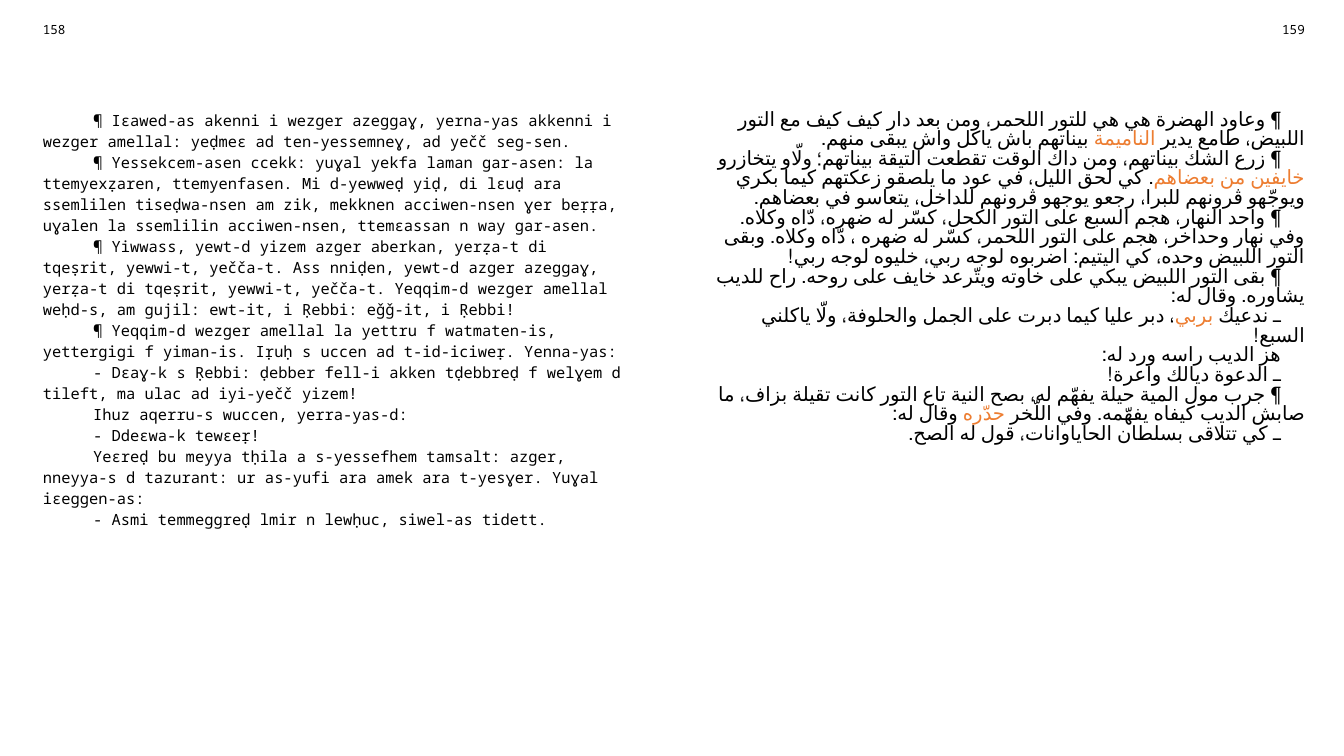
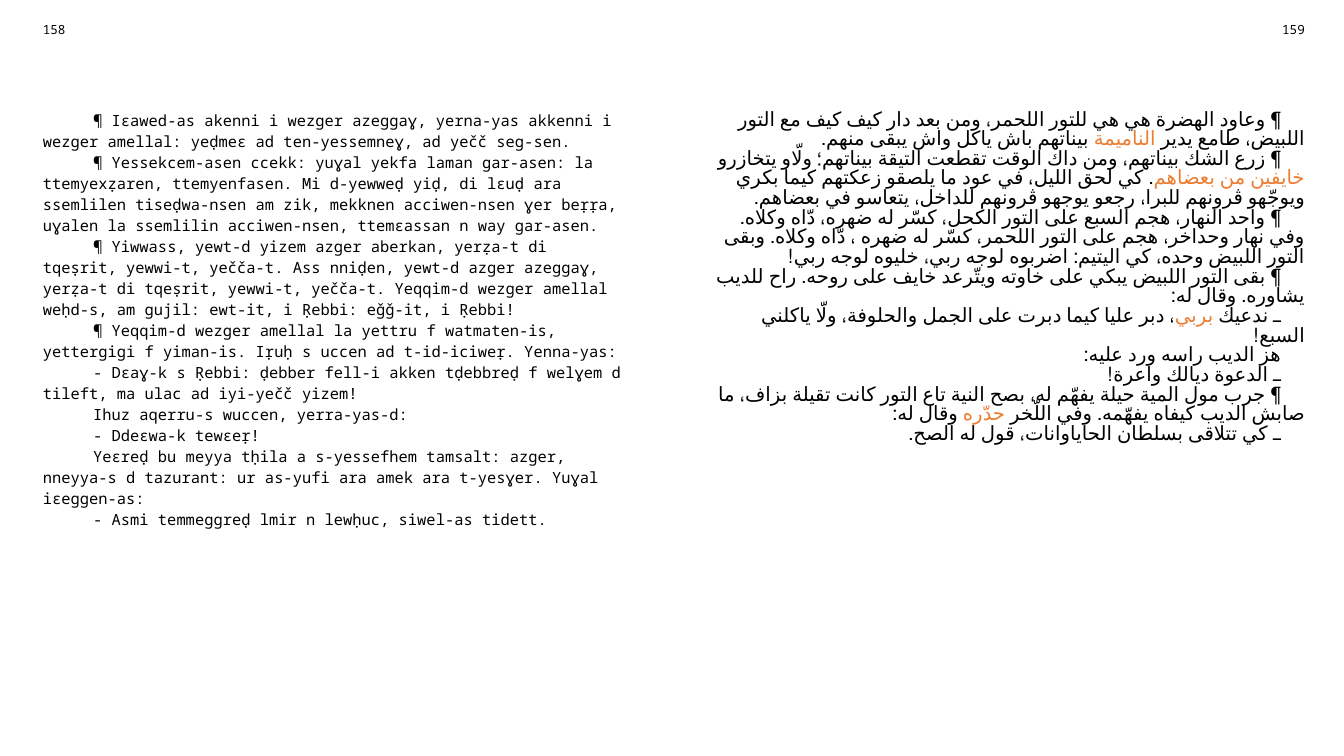
Before and after one commit to sferhah/tamacahut_n_wuccen, a slide deck: slide 76 of Uccen.ConsoleApp/uccen.arq.pptx. Drawn at 1344x756 pixels with LibreOffice and Linux fonts; fonts in the diff are those of the drawing. Boxes give left, top, right and bottom in pixels: in the first picture for what was removed or moved away, otherwise in the second. Text is boxed around its words. In the diff, an @@ line names an element or a change of style, - is before the commit and + after.

```diff
--- a/Uccen.ConsoleApp/uccen.arq.pptx
+++ b/Uccen.ConsoleApp/uccen.arq.pptx
@@ table at (32,16,1315,729) @@
-row 3, column 3: ¶ وعاود الهضرة هي هي للتور اللحمر، ومن بعد دار كيف كيف مع التور اللبيض، طامع يدير الناميمة بيناتهم باش ياكل واش يبقى منهم. / ¶ زرع الشك بيناتهم، ومن داك الوقت تقطعت التيقة بيناتهم؛ ولّاو يتخازرو خايفين من بعضاهم. كي لحق الليل، في عود ما يلصقو زعكتهم كيما بكري ويوجّهو ڨرونهم للبرا، رجعو يوجهو ڨرونهم للداخل، يتعاسو في بعضاهم. / ¶ واحد النهار، هجم السبع على التور الكحل، كسّر له ضهره، دّاه وكلاه. وفي نهار وحداخر، هجم على التور اللحمر، كسّر له ضهره ، دّاه وكلاه. وبقى التور اللبيض وحده، كي اليتيم: اضربوه لوجه ربي، خليوه لوجه ربي! / ¶ بقى التور اللبيض يبكي على خاوته ويتّرعد خايف على روحه. راح للديب يشاوره. وقال له: / ـ ندعيك بربي، دبر عليا كيما دبرت على الجمل والحلوفة، ولّا ياكلني السبع! / هز الديب راسه ورد له: / ـ الدعوة ديالك واعرة! / ¶ جرب مول المية حيلة يفهّم له، بصح النية تاع التور كانت تقيلة بزاف، ما صابش الديب كيفاه يفهّمه. وفي اللّخر حدّره وقال له: / ـ كي تتلاقى بسلطان الحاياوانات، قول له الصح.
+row 3, column 3: ¶ وعاود الهضرة هي هي للتور اللحمر، ومن بعد دار كيف كيف مع التور اللبيض، طامع يدير الناميمة بيناتهم باش ياكل واش يبقى منهم. / ¶ زرع الشك بيناتهم، ومن داك الوقت تقطعت التيقة بيناتهم؛ ولّاو يتخازرو خايفين من بعضاهم. كي لحق الليل، في عود ما يلصقو زعكتهم كيما بكري ويوجّهو ڨرونهم للبرا، رجعو يوجهو ڨرونهم للداخل، يتعاسو في بعضاهم. / ¶ واحد النهار، هجم السبع على التور الكحل، كسّر له ضهره، دّاه وكلاه. وفي نهار وحداخر، هجم على التور اللحمر، كسّر له ضهره ، دّاه وكلاه. وبقى التور اللبيض وحده، كي اليتيم: اضربوه لوجه ربي، خليوه لوجه ربي! / ¶ بقى التور اللبيض يبكي على خاوته ويتّرعد خايف على روحه. راح للديب يشاوره. وقال له: / ـ ندعيك بربي، دبر عليا كيما دبرت على الجمل والحلوفة، ولّا ياكلني السبع! / هز الديب راسه ورد عليه: / ـ الدعوة ديالك واعرة! / ¶ جرب مول المية حيلة يفهّم له، بصح النية تاع التور كانت تقيلة بزاف، ما صابش الديب كيفاه يفهّمه. وفي اللّخر حدّره وقال له: / ـ كي تتلاقى بسلطان الحاياوانات، قول له الصح.
```
Also in this commit, not shown: 12 other slides changed, 1 other file.
